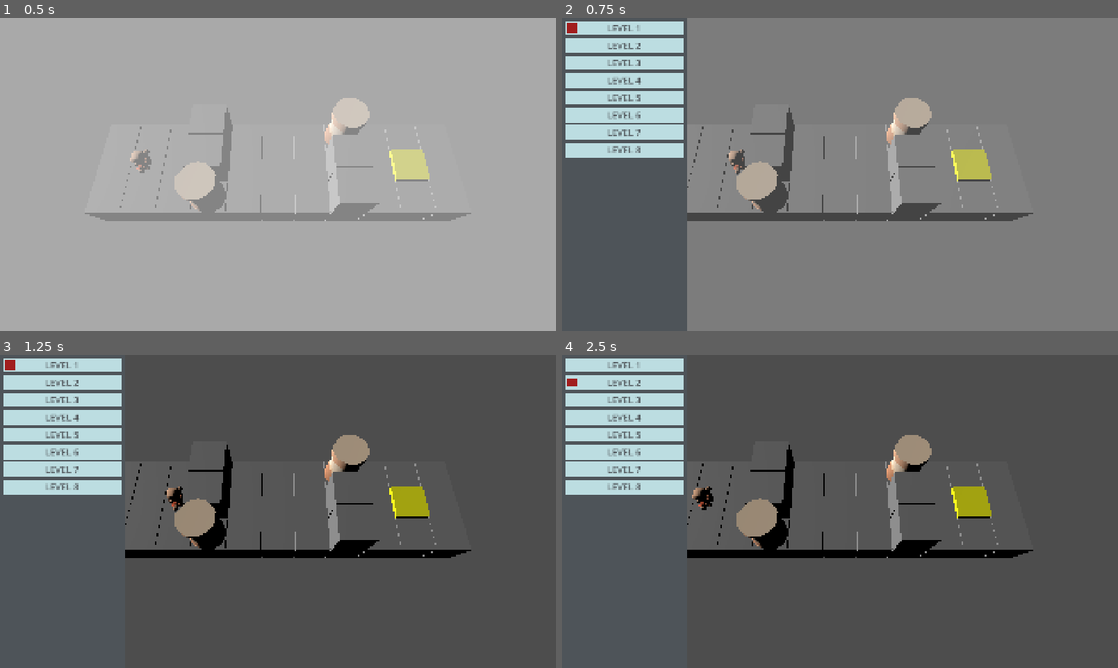
Above: before the commit, frames 1-4 (two rows, left to right).
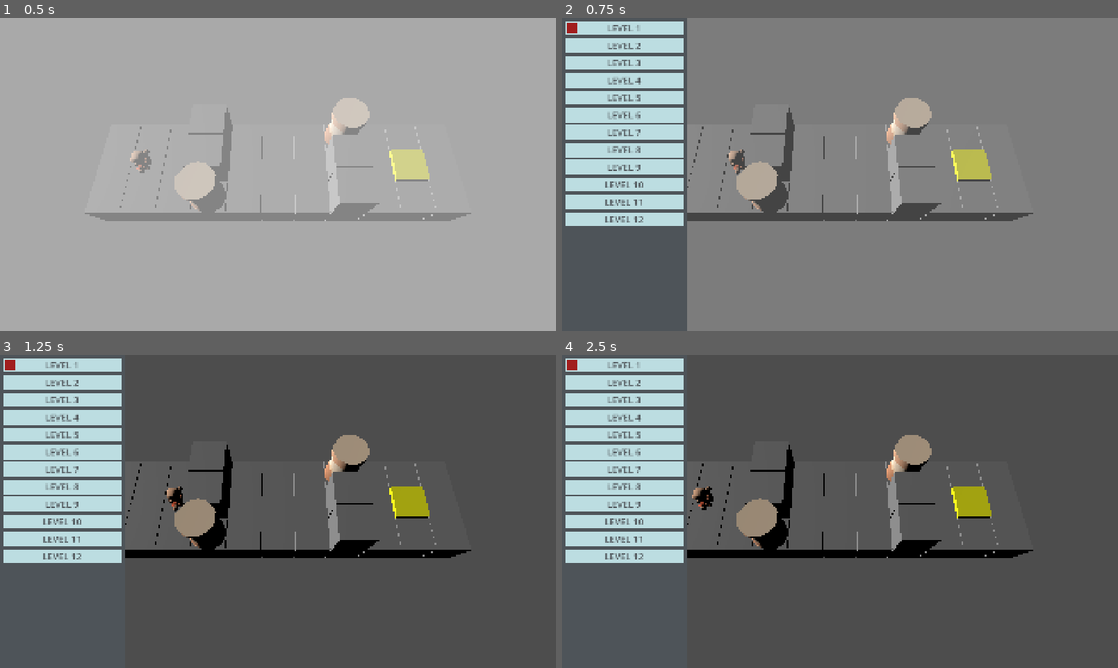
Above: after the commit, the same moments.

Repository: ggestein/jigsaw-of-the-sinking-star
Game: Godot game, scene res://scenes/main_game_entry.tscn
Two runs of this game, one before a commit and one after it. Both use one fixed random seed, a clock stepped at 60 frames per second and the inputs below. The project has no main scene, so this scene is started directly.
Inputs:
- Up to frame 1 (0.5 s): no input
- Up to frame 2 (0.75 s): tap Enter at 0.5 s; hold D from 0.53 s (still down); tap Tab at 0.6 s
- Up to frame 3 (1.25 s): keep holding D
- Up to frame 4 (2.5 s): tap Space at 1.25 s; release D at 1.28 s; hold S 1.28-2.03 s; tap Tab at 1.35, 2.3 s; tap Enter at 2 s; hold D from 2.03 s (still down); tap R at 2.1 s

Frame 1 is identical in both runs. In frame 2, 3.8% of the frame differs, in the area x 0-22%, y 45-67%; in frame 3, 3.8%; in frame 4, 3.9%, in the area x 0-22%, y 1-67%.

Commit message:
edit level 9~12; bugfix

Diff:
--- a/scripts/main_game_entry.gd
+++ b/scripts/main_game_entry.gd
@@ -96,6 +96,7 @@
 		loaded_level_config_index = to_load_level_config_index
 		to_load_level_config_index = -1
 		current_level_base_time = Time.get_ticks_usec()
+		cover_panel.visible = true
 
 func _process(delta: float) -> void:
 	if next_select_level_config_index != -1:
@@ -125,6 +126,8 @@
 			else:
 				if event_key.keycode == KEY_TAB:
 					current_select_level_config_index = loaded_level_config_index
+					panel_cursor_target_position = calculate_panel_cursor_position(current_select_level_config_index)
+					panel_cursor.position = panel_cursor_target_position
 					level_panel.visible = true
 				else:
 					current_main_game.main_game_input(event)
--- a/scripts/main_game_level_config.gd
+++ b/scripts/main_game_level_config.gd
@@ -422,4 +422,181 @@
 	config_entry.level_theme_config = level_theme_config
 	result.append(config_entry)
 
+
+	# LEVEL 9
+	level_config = CoreLevelConfig.LevelConfig.new()
+	level_config.obstacles = [
+		Vector2i(3, 1),
+		Vector2i(3, 2),
+		Vector2i(7, 0),
+		Vector2i(7, 1),
+	]
+	level_config.range = Rect2i(0, 0, 11, 3)
+	level_config.goals = [
+		Vector2i(9, 1),
+	]
+	level_config.characters = []
+	char_config = CoreLevelConfig.CharacterConfig.new()
+	char_config.inst_cls = CoreGameplay.CharacterClass.MAGE
+	char_config.inst_pos = Vector2i(1, 1)
+	char_config.inst_face = 1
+	level_config.characters.append(char_config)
+	level_config.boxes = [
+		Vector2i(3, 0),
+		Vector2i(7, 2),
+	]
+	level_config.pads = []
+	level_theme_config = LevelTheme.LevelThemeConfig.new()
+	config_entry = LevelConfigEntry.new()
+	config_entry.name = "LEVEL 9"
+	config_entry.level_config = level_config
+	config_entry.level_theme_config = level_theme_config
+	result.append(config_entry)
+
+
+	# LEVEL 10
+	level_config = CoreLevelConfig.LevelConfig.new()
+	level_config.obstacles = [
+		Vector2i(3, 0),
+		Vector2i(7, 0),
+		Vector2i(3, 2),
+		Vector2i(7, 2),
+		Vector2i(0, 3),
+		Vector2i(1, 3),
+		Vector2i(2, 3),
+		Vector2i(3, 3),
+		Vector2i(4, 3),
+		Vector2i(6, 3),
+		Vector2i(7, 3),
+		Vector2i(8, 3),
+		Vector2i(10, 3),
+		Vector2i(7, 4),
+		Vector2i(3, 5),
+		Vector2i(7, 6),
+	]
+	level_config.range = Rect2i(0, 0, 11, 7)
+	level_config.goals = [
+		Vector2i(1, 1)
+	]
+	level_config.characters = []
+	char_config = CoreLevelConfig.CharacterConfig.new()
+	char_config.inst_cls = CoreGameplay.CharacterClass.MAGE
+	char_config.inst_pos = Vector2i(0, 5)
+	char_config.inst_face = 1
+	level_config.characters.append(char_config)
+	level_config.boxes = [
+		Vector2i(1, 5),
+	]
+	level_config.pads = [
+		Vector2i(10, 0),
+	]
+	door_config = CoreLevelConfig.DoorConfig.new();
+	door_config.position = Vector2i(3, 1)
+	door_config.need_pads_indices = [0]
+	level_config.doors.append(door_config)
+	level_theme_config = LevelTheme.LevelThemeConfig.new()
+	config_entry = LevelConfigEntry.new()
+	config_entry.name = "LEVEL 10"
+	config_entry.level_config = level_config
+	config_entry.level_theme_config = level_theme_config
+	result.append(config_entry)
+
+
+	# LEVEL 11
+	level_config = CoreLevelConfig.LevelConfig.new()
+	level_config.obstacles = [
+		Vector2i(7, 0),
+		Vector2i(8, 0),
+		Vector2i(9, 0),
+		Vector2i(10, 0),
+		Vector2i(7, 1),
+		Vector2i(8, 1),
+		Vector2i(9, 1),
+		Vector2i(10, 1),
+		Vector2i(7, 2),
+		Vector2i(8, 2),
+		Vector2i(9, 2),
+		Vector2i(10, 2),
+		Vector2i(7, 3),
+		Vector2i(8, 3),
+		Vector2i(9, 3),
+		Vector2i(10, 3),
+		Vector2i(7, 4),
+		Vector2i(7, 6),
+	]
+	level_config.range = Rect2i(0, 0, 11, 7)
+	level_config.goals = [
+		Vector2i(9, 5)
+	]
+	level_config.characters = []
+	char_config = CoreLevelConfig.CharacterConfig.new()
+	char_config.inst_cls = CoreGameplay.CharacterClass.MAGE
+	char_config.inst_pos = Vector2i(5, 6)
+	char_config.inst_face = 2
+	level_config.characters.append(char_config)
+	level_config.boxes = [
+		Vector2i(3, 1),
+		Vector2i(5, 1),
+		Vector2i(1, 3),
+		Vector2i(3, 3),
+		Vector2i(5, 3),
+		Vector2i(1, 5),
+		Vector2i(3, 5),
+		Vector2i(5, 5),
+		Vector2i(10, 5),
+	]
+	level_config.pads = [
+		Vector2i(1, 1),
+	]
+	door_config = CoreLevelConfig.DoorConfig.new();
+	door_config.position = Vector2i(7, 5)
+	door_config.need_pads_indices = [0]
+	level_config.doors.append(door_config)
+	level_theme_config = LevelTheme.LevelThemeConfig.new()
+	config_entry = LevelConfigEntry.new()
+	config_entry.name = "LEVEL 11"
+	config_entry.level_config = level_config
+	config_entry.level_theme_config = level_theme_config
+	result.append(config_entry)
+
+
+	# LEVEL 12
+	level_config = CoreLevelConfig.LevelConfig.new()
+	level_config.obstacles = [
+		Vector2i(3, 0),
+		Vector2i(3, 2),
+		Vector2i(5, 4),
+		Vector2i(5, 5),
+	]
+	level_config.range = Rect2i(0, 0, 7, 6)
+	level_config.goals = [
+		Vector2i(6, 5),
+	]
+	level_config.characters = []
+	char_config = CoreLevelConfig.CharacterConfig.new()
+	char_config.inst_cls = CoreGameplay.CharacterClass.MAGE
+	char_config.inst_pos = Vector2i(1, 4)
+	char_config.inst_face = 2
+	level_config.characters.append(char_config)
+	level_config.boxes = [
+		Vector2i(1, 3),
+		Vector2i(2, 3),
+		Vector2i(2, 4),
+	]
+	level_config.pads = [
+		Vector2i(1, 1),
+		Vector2i(3, 1),
+		Vector2i(5, 1),
+	]
+	door_config = CoreLevelConfig.DoorConfig.new();
+	door_config.position = Vector2i(6, 4)
+	door_config.need_pads_indices = [0, 1, 2]
+	level_config.doors.append(door_config)
+	level_theme_config = LevelTheme.LevelThemeConfig.new()
+	config_entry = LevelConfigEntry.new()
+	config_entry.name = "LEVEL 12"
+	config_entry.level_config = level_config
+	config_entry.level_theme_config = level_theme_config
+	result.append(config_entry)
+
 	return result
